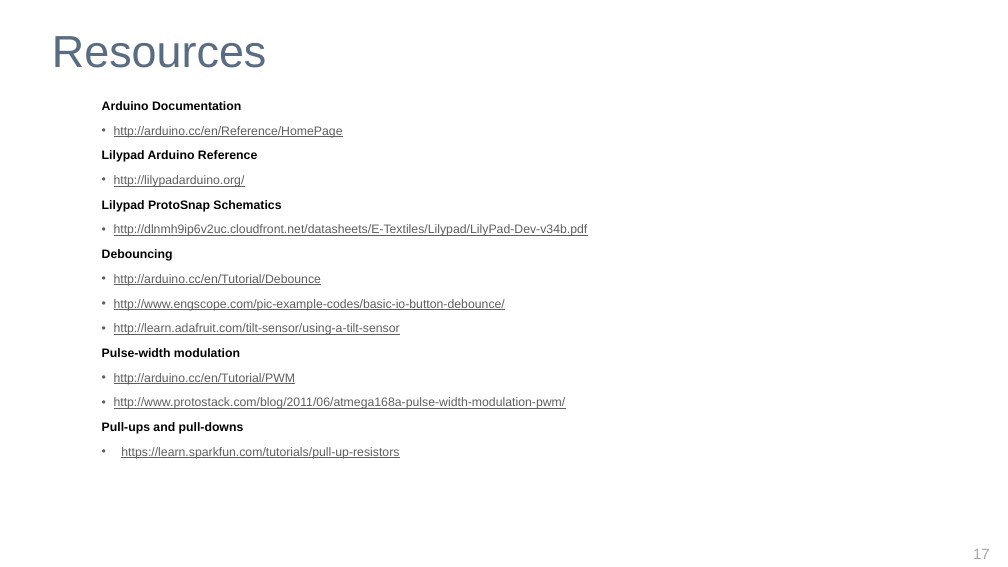
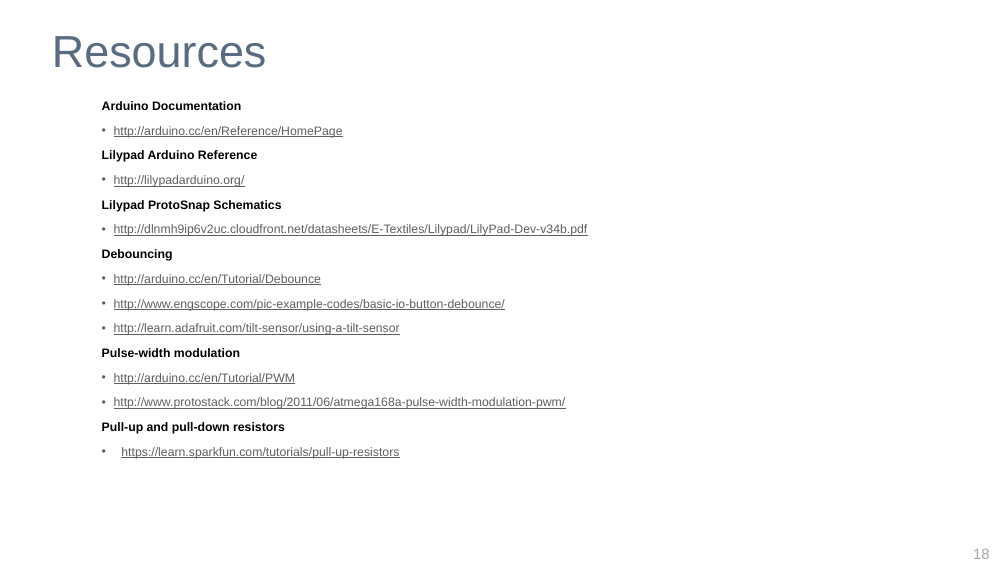
Before and after one commit to outofjungle/YahooOpenHack2013, a slide deck: slide 18 of y-hack-Sunnyvale-2013-workshop.pptx (slide 17 before the commit). Drawn at 1008x567 pixels with LibreOffice and Linux fonts; fonts in the diff are those of the drawing; background and template pictures are left out. Boxes give left, top, right and bottom in pixels: in the first picture for what was removed or moved away, otherwise in the second. Text is boxed around its words. In the diff, an @@ line names an element or a change of style, - is before the commit and + after.

```diff
--- a/y-hack-Sunnyvale-2013-workshop.pptx
+++ b/y-hack-Sunnyvale-2013-workshop.pptx
@@ text at (102, 422, 285, 434): text changed @@
-Pull-ups and pull-downs
+Pull-up and pull-down resistors
@@ page number at (973, 549, 990, 559): text changed @@
-17
+18
```
Also in this commit, not shown: 7 other slides changed, 1 slide added.
